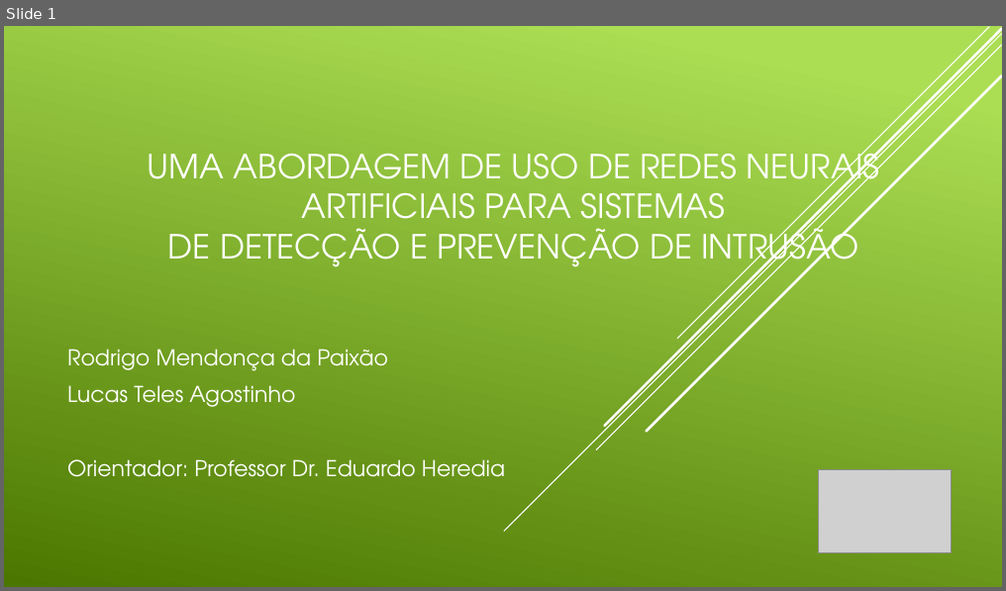
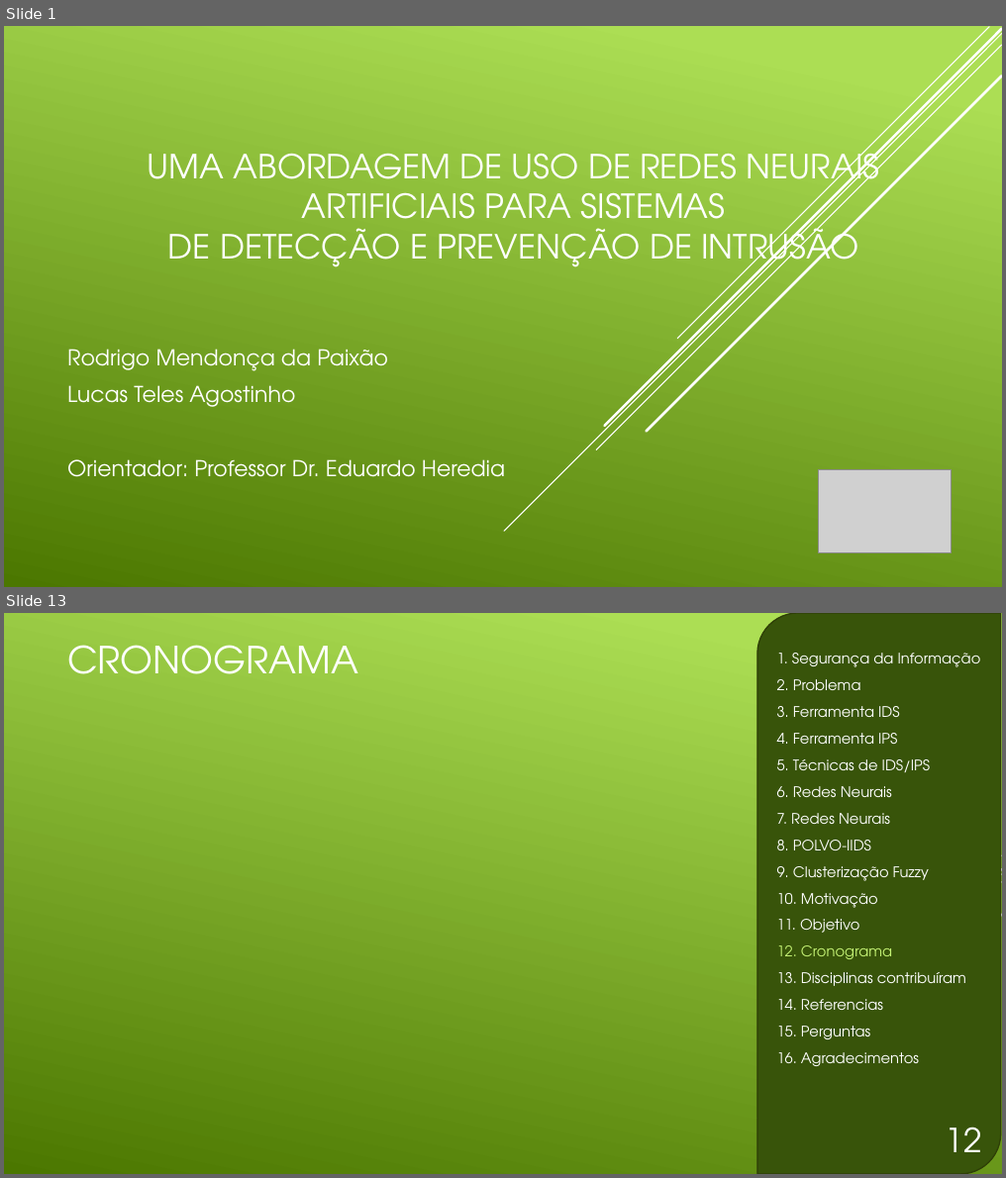
Before and after one commit to GDPLTDA/DetectInstrusao, a slide deck: docs/Apresentação.pptx. Shown one above the other, each under a label of ours: slide 1 before the commit, slides 1 and 13 after it; the slides between them are not shown. The pictures are 1006x591 and 1006x1178 pixels, drawn with LibreOffice and Linux fonts; fonts in the diff are those of the drawing; grey boxes stand for pictures. Boxes give left, top, right and bottom in pixels: in the first picture for what was removed or moved away, otherwise in the second. Text is boxed around its words. In the diff, an @@ line names an element or a change of style, - is before the commit and + after.

```diff
--- a/docs/Apresentação.pptx
+++ b/docs/Apresentação.pptx
@@ slide 13 added at (4,613,1002,1174), background gradient #ACDF55 to #4C7800 @@
@@ round diag rect added at (757,613,1001,1174), fill #38540A, outline #2E3E07 1.25 pt @@
@@ title added at (67,645,358,674), 36 pt, text #FFFFFF @@
+CRONOGRAMA
@@ text added at (777,653,981,1066), 14 pt, text #FFFFFF @@
+1. Segurança da Informação
+2. Problema
+3. Ferramenta IDS
+4. Ferramenta IPS
+5. Técnicas de IDS/IPS
+6. Redes Neurais
+7. Redes Neurais
+8. POLVO-IIDS
+9. Clusterização Fuzzy
+10. Motivação
+11. Objetivo
+12. Cronograma
+13. Disciplinas contribuíram
+14. Referencias
+15. Perguntas
+16. Agradecimentos
@@ group added at (757,856,1002,1118): 5 lines @@
@@ page number added at (944,1127,981,1153), 32 pt, text #FFFFFF @@
+12
```
Also in this commit, not shown: 15 slides changed, 2 other files.
